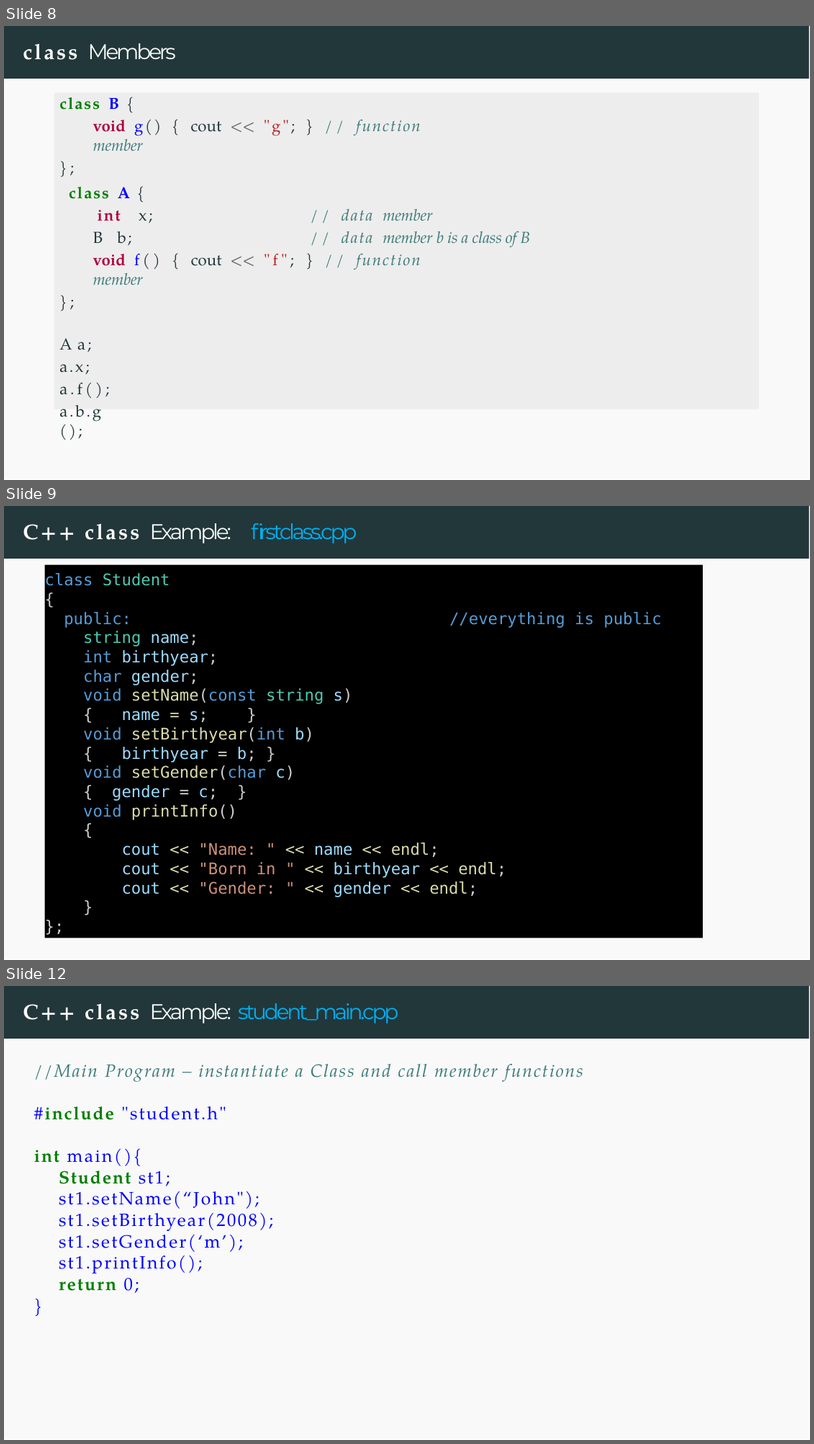
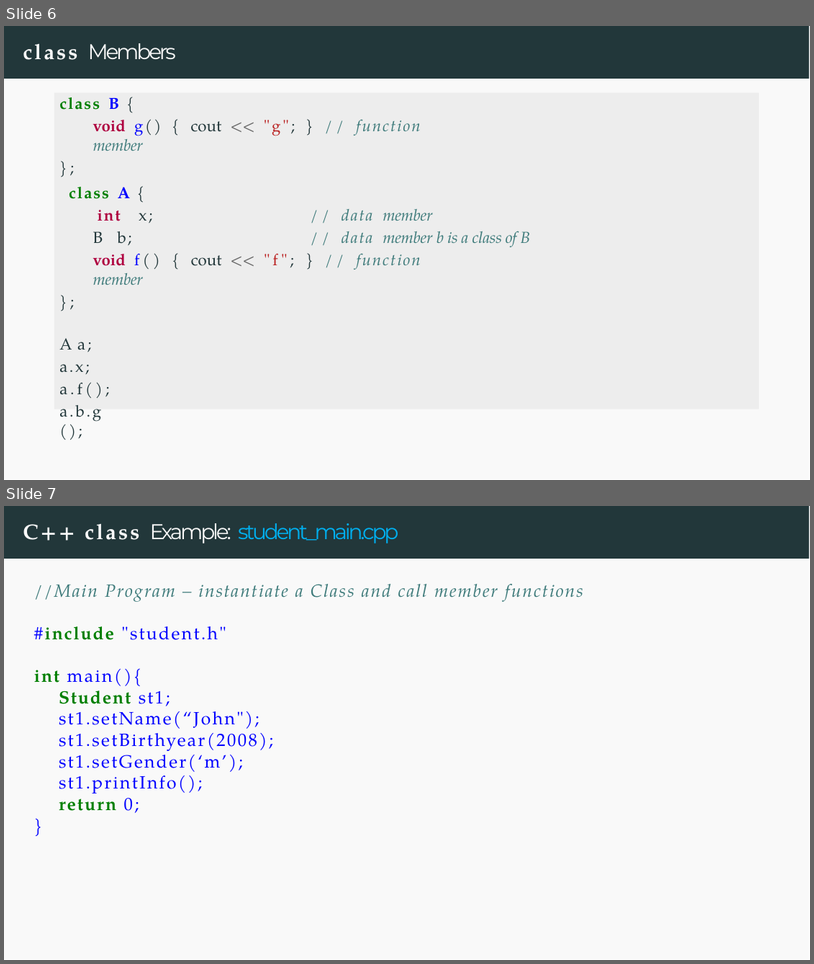
Before and after one commit to owenjchen/cpp, a slide deck: Week7_Classes_Part_2.pptx. Shown one above the other, each under a label of ours: slides 8, 9 and 12 before the commit, slides 6 and 7 after it; the slides between them are not shown. The pictures are 814x1444 and 814x964 pixels, drawn with LibreOffice and Linux fonts; fonts in the diff are those of the drawing. Boxes give left, top, right and bottom in pixels: in the first picture for what was removed or moved away, otherwise in the second. Text is boxed around its words. In the diff, an @@ line names an element or a change of style, - is before the commit and + after.

```diff
--- a/Week7_Classes_Part_2.pptx
+++ b/Week7_Classes_Part_2.pptx
@@ slide 9 removed at <box>4,506,810,960</box>, background #FFFFFF; not listed: 2 template elements that a slide beside it also shows @@
@@ title removed at <box>23,523,357,543</box> @@
-C++ class Example: firstclass.cpp
@@ rectangle removed at <box>45,565,703,938</box> @@
-class Student
-{
-public: //everything is public
-string name;
-int birthyear;
-char gender;
-void setName(const string s)
-{ name = s; }
-void setBirthyear(int b)
-{ birthyear = b; }
-void setGender(char c)
-{ gender = c; }
-void printInfo()
-{
-cout << "Name: " << name << endl;
-cout << "Born in " << birthyear << endl;
-cout << "Gender: " << gender << endl;
-}
-};
@@ what was slide 8 is now slide 6 @@
@@ what was slide 12 is now slide 7 @@
```
Also in this commit, not shown: 1 slide changed, 11 slides added, 7 other slides removed, 27 other files.
